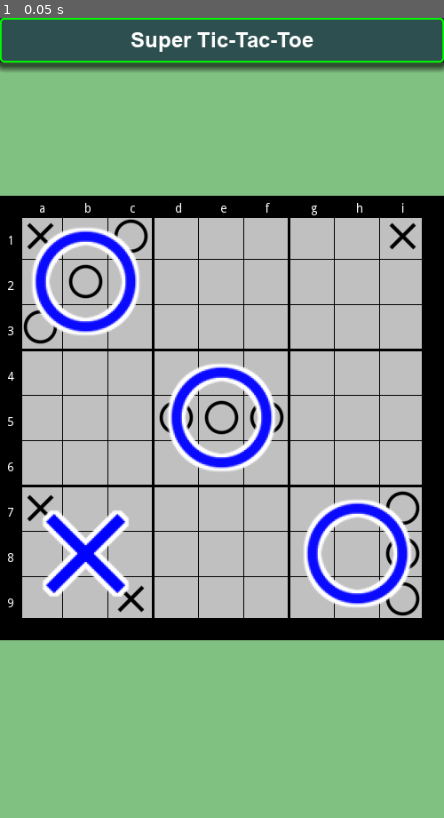
Above: before the commit, frame 1.
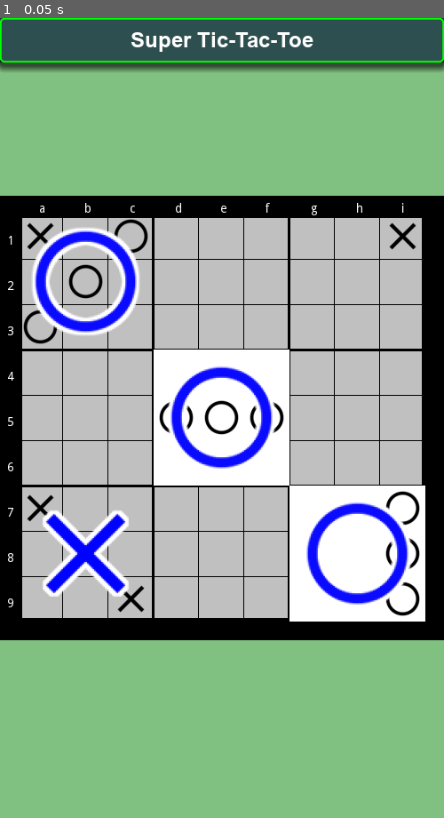
Above: after the commit, the same moment.

Repository: vivisuke/SuperTicTacToe
Game: Godot game, scene res://MainScene.tscn
The game is run twice, just before and just after one commit, with the same random seed, the same clock (stepped at 60 frames per second) and the same inputs.
Inputs:
- Up to frame 1 (0.05 s): no input

The runs differ from the first frame. In frame 1, 7.3% of the frame differs, in the area x 34-96%, y 41-76%.

Commit message:
0011 ◎ C 12/27 12/28 0.001│ToDo│着手可能ローカルボードを示すための盤面背景タイルマップ設置

Diff:
--- a/SuperTicTacToe/MainScene.tscn
+++ b/SuperTicTacToe/MainScene.tscn
@@ -7,10 +7,27 @@
 [ext_resource path="res://images/circle_black.png" type="Texture" id=5]
 [ext_resource path="res://images/big_circle_black.png" type="Texture" id=6]
 [ext_resource path="res://images/big_close_black.png" type="Texture" id=7]
+[ext_resource path="res://images/white153x153.png" type="Texture" id=8]
 
 [sub_resource type="DynamicFont" id=1]
 size = 24
 font_data = ExtResource( 2 )
+
+[sub_resource type="TileSet" id=4]
+0/name = "white153x153.png 0"
+0/texture = ExtResource( 8 )
+0/tex_offset = Vector2( 0, 0 )
+0/modulate = Color( 1, 1, 1, 1 )
+0/region = Rect2( 0, 0, 153, 153 )
+0/tile_mode = 0
+0/occluder_offset = Vector2( 0, 0 )
+0/navigation_offset = Vector2( 0, 0 )
+0/shape_offset = Vector2( 0, 0 )
+0/shape_transform = Transform2D( 1, 0, 0, 1, 0, 0 )
+0/shape_one_way = false
+0/shape_one_way_margin = 0.0
+0/shapes = [  ]
+0/z_index = 0
 
 [sub_resource type="TileSet" id=2]
 0/name = "close_black.png 0"
@@ -100,14 +117,21 @@
 color = Color( 0.501961, 0.501961, 0.501961, 1 )
 script = ExtResource( 3 )
 
-[node name="TileMap" type="TileMap" parent="Board"]
+[node name="TileMapBG" type="TileMap" parent="Board"]
+position = Vector2( 20, 20 )
+tile_set = SubResource( 4 )
+cell_size = Vector2( 153, 153 )
+format = 1
+tile_data = PoolIntArray( 65537, 0, 0, 131074, 0, 0 )
+
+[node name="TileMapLocal" type="TileMap" parent="Board"]
 position = Vector2( 20, 20 )
 tile_set = SubResource( 2 )
 cell_size = Vector2( 51, 51 )
 format = 1
 tile_data = PoolIntArray( 0, 0, 0, 2, 1, 0, 8, 0, 0, 65537, 1, 0, 131072, 1, 0, 262147, 1, 0, 262148, 1, 0, 262149, 1, 0, 393216, 0, 0, 393224, 1, 0, 458753, 0, 0, 458760, 1, 0, 524290, 0, 0, 524296, 1, 0 )
 
-[node name="TileMap3" type="TileMap" parent="Board"]
+[node name="TileMapGlobal" type="TileMap" parent="Board"]
 position = Vector2( 20, 20 )
 tile_set = SubResource( 3 )
 cell_size = Vector2( 153, 153 )
Not shown: 1 places in SuperTicTacToe/MainScene.tscn that only renumber resources
Binary file added: SuperTicTacToe/images/white153x153.png
Not shown, added: SuperTicTacToe/images/white153x153.png.import
Not shown, changed: SuperTicTacToe.spr
